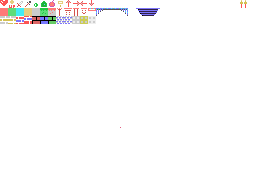
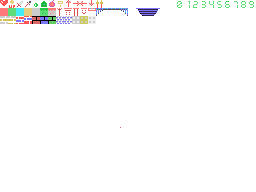
Comparing the layer stacks of the two w=256, h=192 images. Changes:
renamed "Capa 88" to "Capa 90", painted on it over [96, 0, 254, 8]
